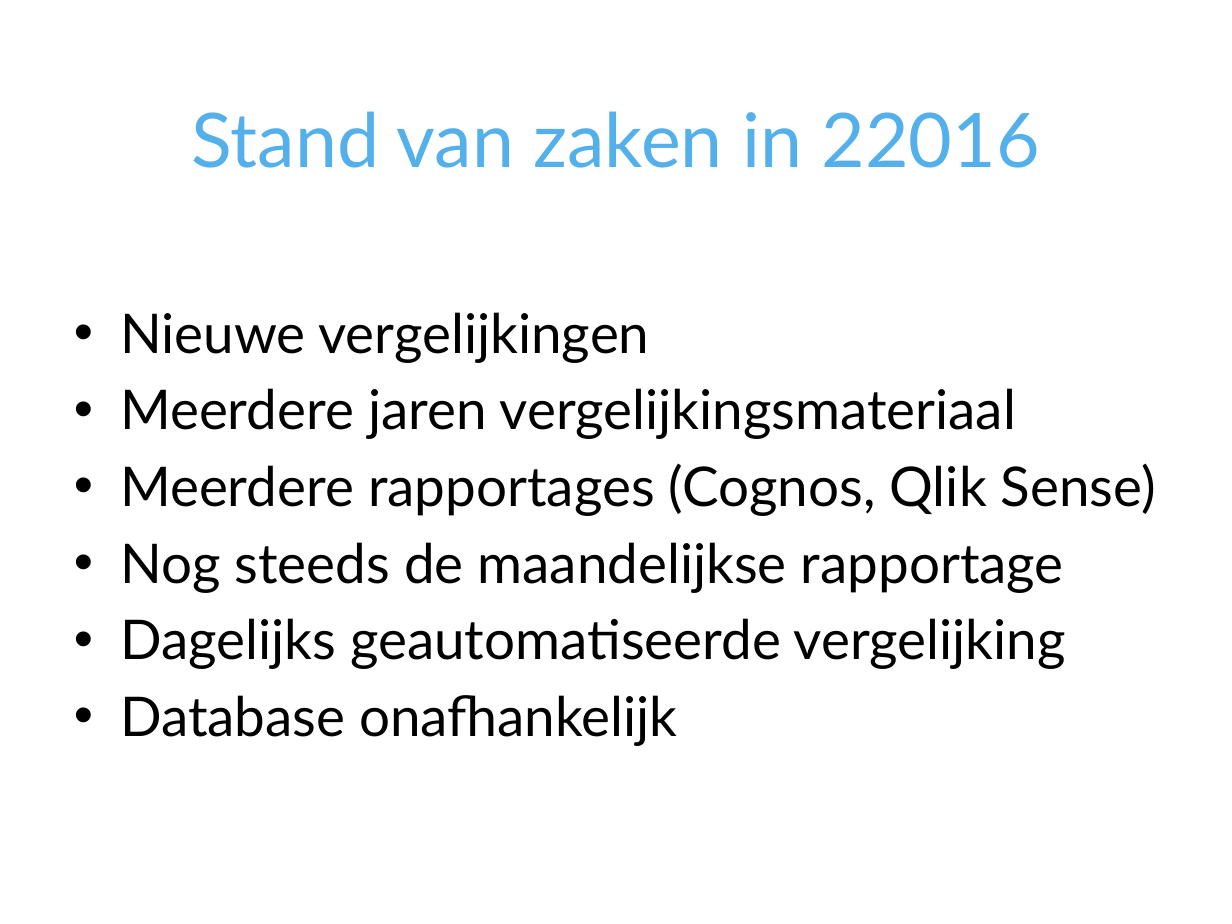
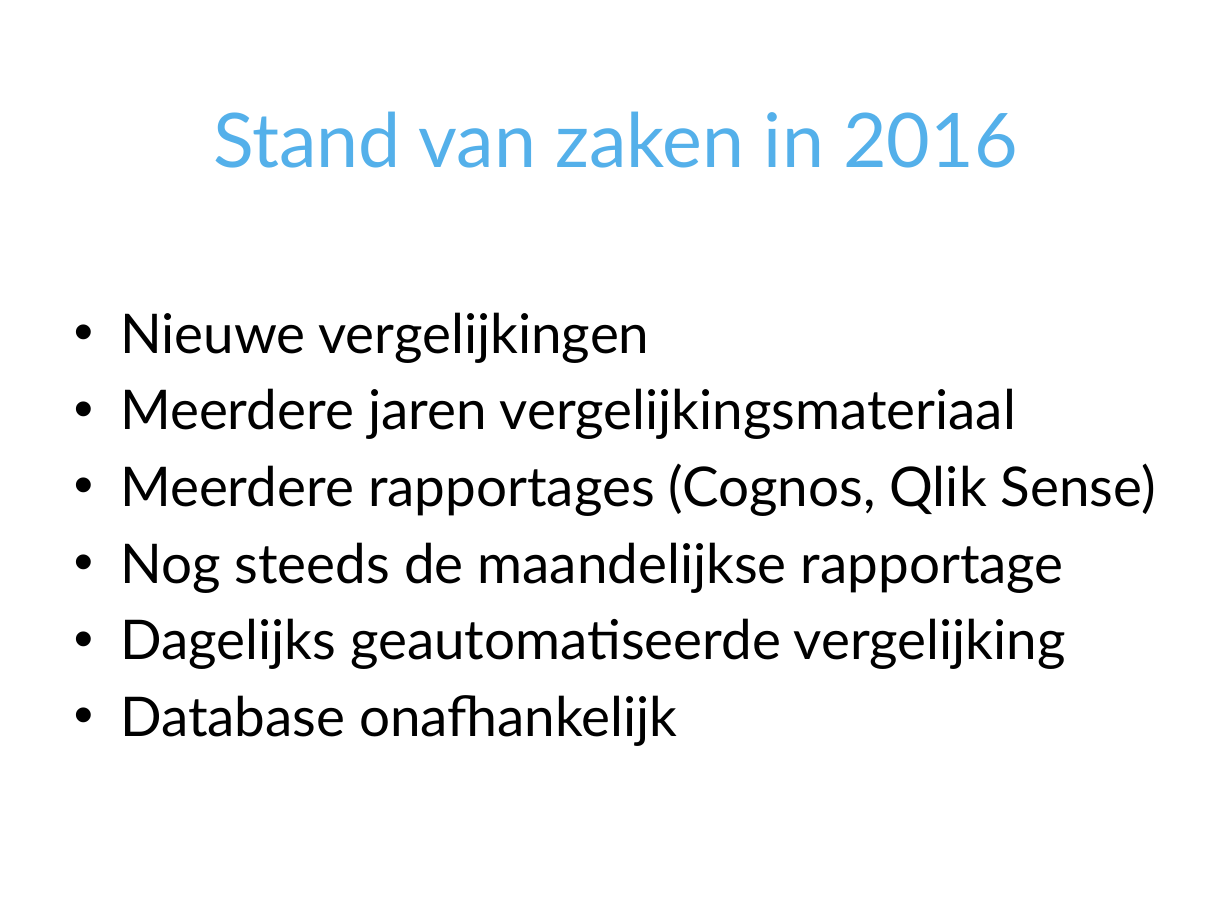
Before and after one commit to VNG-Realisatie/i-Spiegel, a slide deck: slide 9 of doc/GegevensVergelijker.pptx. Drawn at 1232x924 pixels with LibreOffice and Linux fonts; fonts in the diff are those of the drawing; background and template pictures are left out. Boxes give left, top, right and bottom in pixels: in the first picture for what was removed or moved away, otherwise in the second. Text is boxed around its words. In the diff, an @@ line names an element or a change of style, - is before the commit and + after.

```diff
--- a/doc/GegevensVergelijker.pptx
+++ b/doc/GegevensVergelijker.pptx
@@ title at [213, 111, 1018, 168]: text changed @@
-Stand van zaken in 22016
+Stand van zaken in 2016
```
Also in this commit, not shown: 2 other slides changed, 1 other file.
